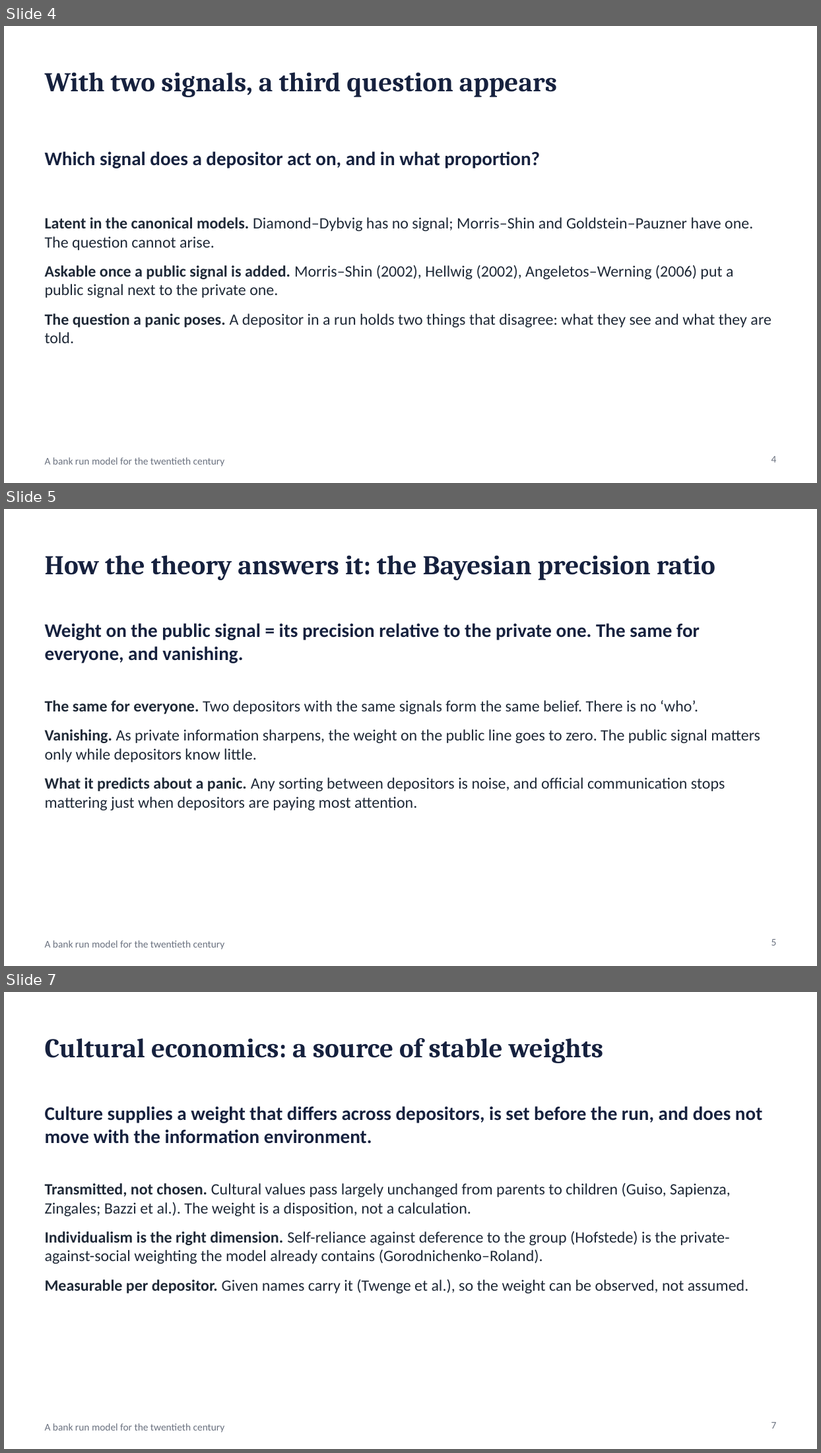
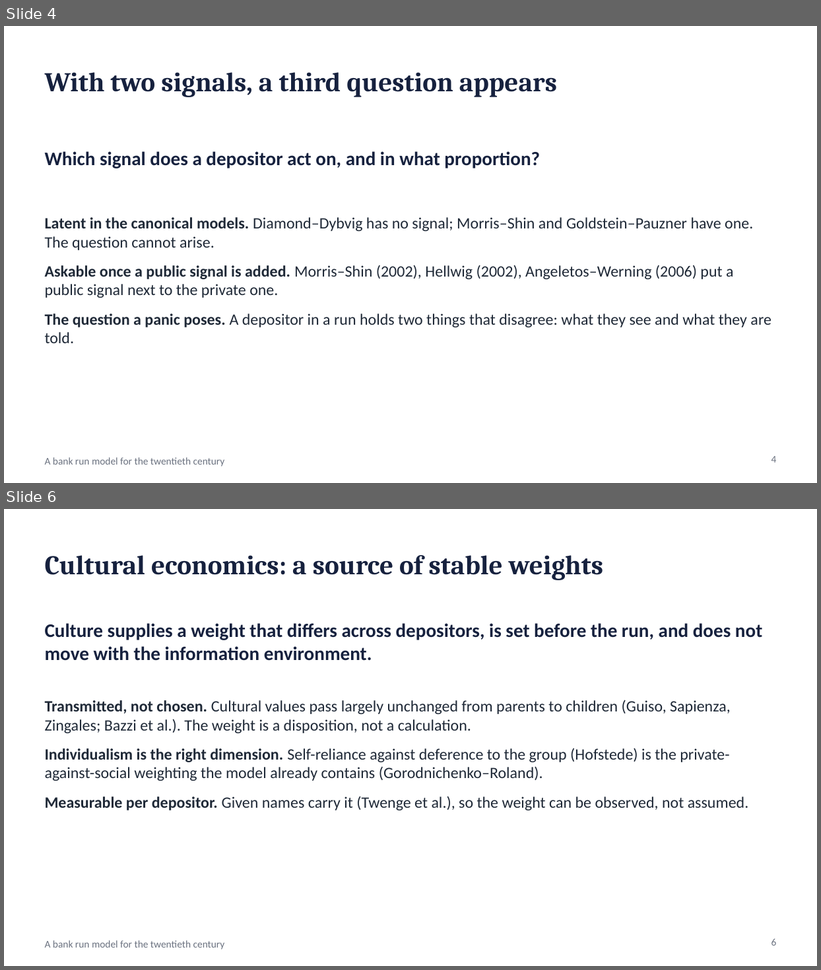
Before and after one commit to wlstover/BankRuns5, a slide deck: docs/deck_2026-10-26_seminar.pptx. Shown one above the other, each under a label of ours: slides 4, 5 and 7 before the commit, slides 4 and 6 after it; the slides between them are not shown. The pictures are 821x1453 and 821x970 pixels, drawn with LibreOffice and Linux fonts; fonts in the diff are those of the drawing. Boxes give left, top, right and bottom in pixels: in the first picture for what was removed or moved away, otherwise in the second. Text is boxed around its words. In the diff, an @@ line names an element or a change of style, - is before the commit and + after.

```diff
--- a/docs/deck_2026-10-26_seminar.pptx
+++ b/docs/deck_2026-10-26_seminar.pptx
@@ slide 5 removed at bbox=[4, 509, 817, 966], background #FFFFFF; not listed: 1 template element that a slide beside it also shows @@
@@ title removed at bbox=[45, 555, 715, 580] @@
-How the theory answers it: the Bayesian precision ratio
@@ text removed at bbox=[45, 623, 700, 663] @@
-Weight on the public signal = its precision relative to the private one. The same for everyone, and vanishing.
@@ text removed at bbox=[45, 700, 760, 811] @@
-• The same for everyone. Two depositors with the same signals form the same belief. There is no ‘who’.
-• Vanishing. As private information sharpens, the weight on the public line goes to zero. The public signal matters only while depositors know little.
-• What it predicts about a panic. Any sorting between depositors is noise, and official communication stops mattering just when depositors are paying most attention.
@@ page number removed at bbox=[772, 939, 777, 946] @@
-5
@@ what was slide 7 is now slide 6 @@
@@ page number at bbox=[772, 939, 777, 946]: text changed @@
-7
+6
```
Also in this commit, not shown: 1 slide changed, 2 other files.
